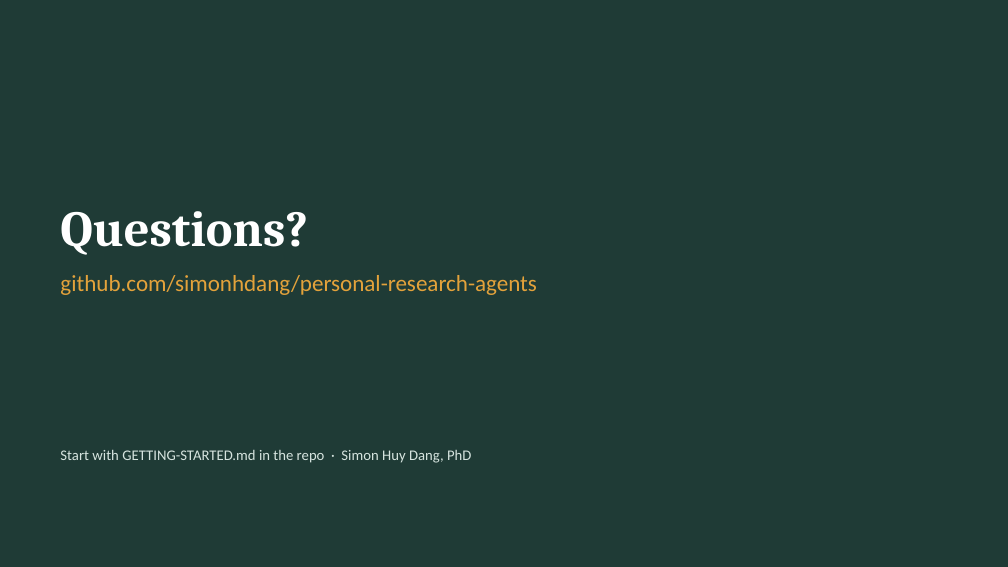
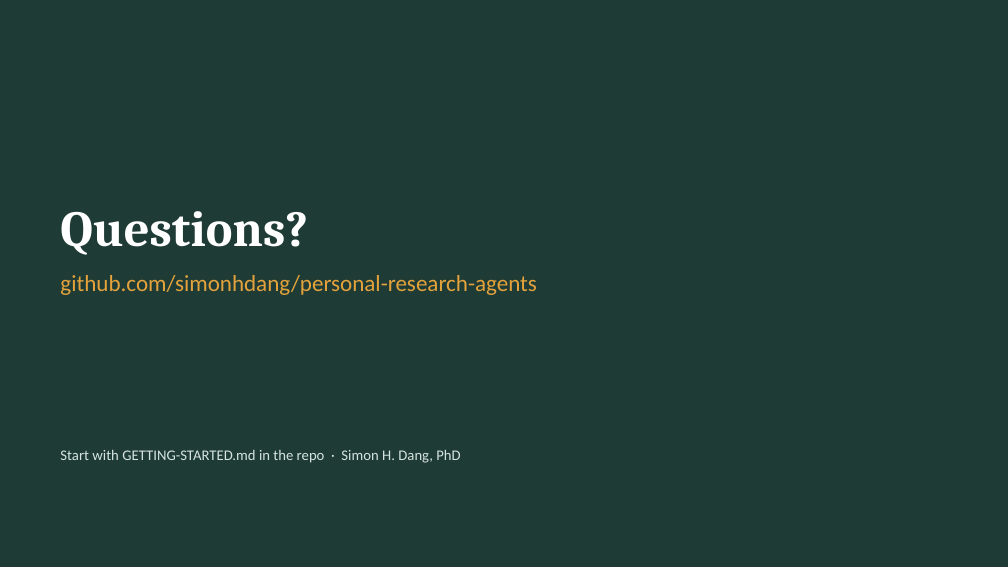
Before and after one commit to simonhdang/personal-research-agents, a slide deck: slide 43 of docs/personal-research-agents_seminar.pptx (slide 25 before the commit). Drawn at 1008x567 pixels with LibreOffice and Linux fonts; fonts in the diff are those of the drawing. Boxes give left, top, right and bottom in pixels: in the first picture for what was removed or moved away, otherwise in the second. Text is boxed around its words. In the diff, an @@ line names an element or a change of style, - is before the commit and + after.

```diff
--- a/docs/personal-research-agents_seminar.pptx
+++ b/docs/personal-research-agents_seminar.pptx
@@ text at bbox=[60, 450, 460, 463]: text changed @@
-Start with GETTING-STARTED.md in the repo · Simon Huy Dang, PhD
+Start with GETTING-STARTED.md in the repo · Simon H. Dang, PhD
```
Also in this commit, not shown: 16 other slides changed, 24 slides added, 6 slides removed, 1 other file.
